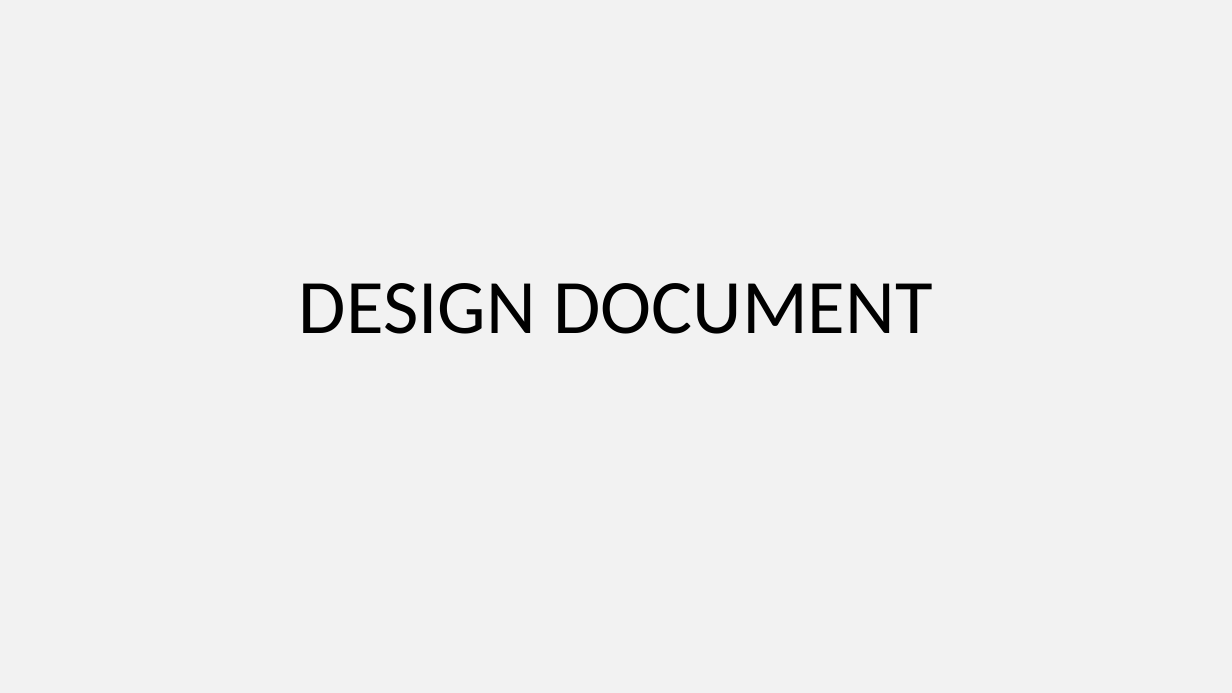
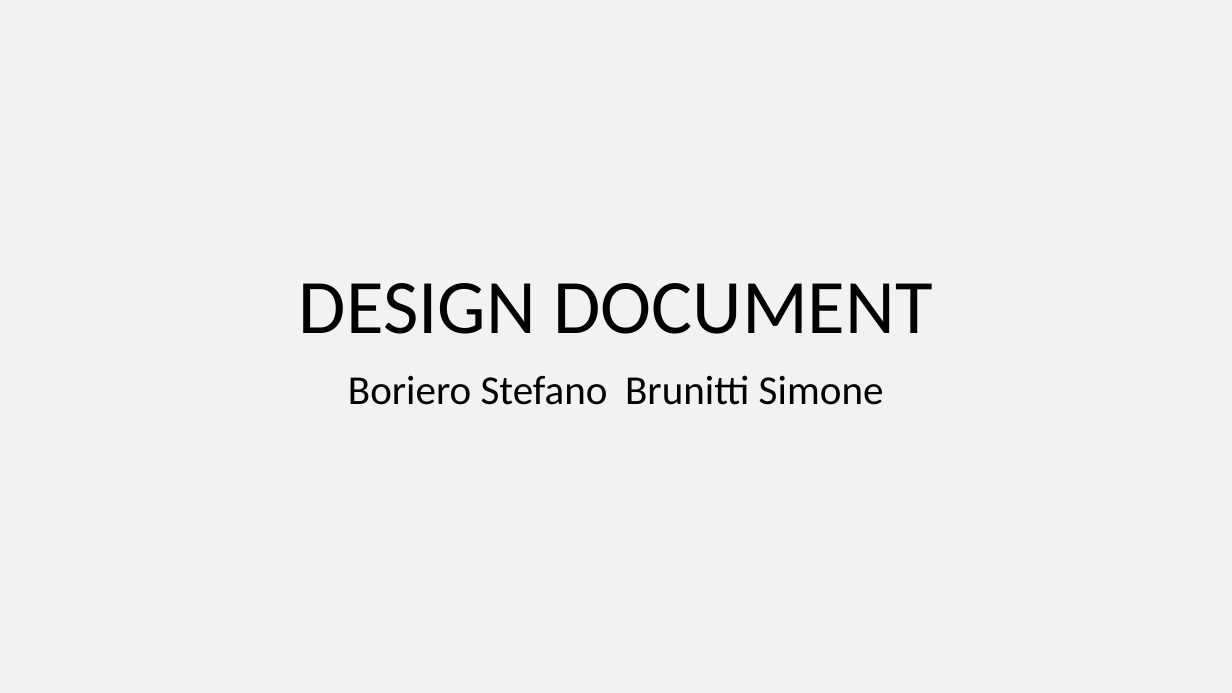
Before and after one commit to StefanoBoriero/PowerEnjoy_Boriero_Brunitti, a slide deck: slide 1 of DesignDocument/Presentation/presentation_complete.pptx. Drawn at 1232x693 pixels with LibreOffice and Linux fonts; fonts in the diff are those of the drawing. Boxes give left, top, right and bottom in pixels: in the first picture for what was removed or moved away, otherwise in the second. Text is boxed around its words. In the diff, an @@ line names an element or a change of style, - is before the commit and + after.

```diff
--- a/DesignDocument/Presentation/presentation_complete.pptx
+++ b/DesignDocument/Presentation/presentation_complete.pptx
@@ subtitle added at [348, 375, 884, 405], 32 pt, text #000000 @@
+Boriero Stefano Brunitti Simone
```
